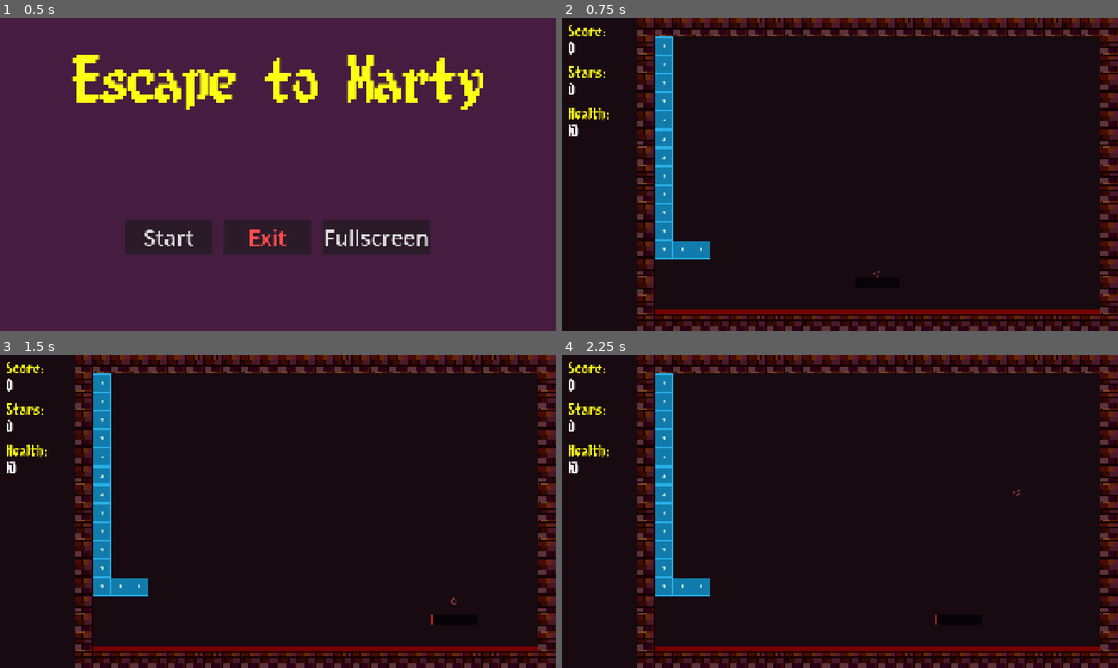
Above: before the commit, frames 1-4 (two rows, left to right).
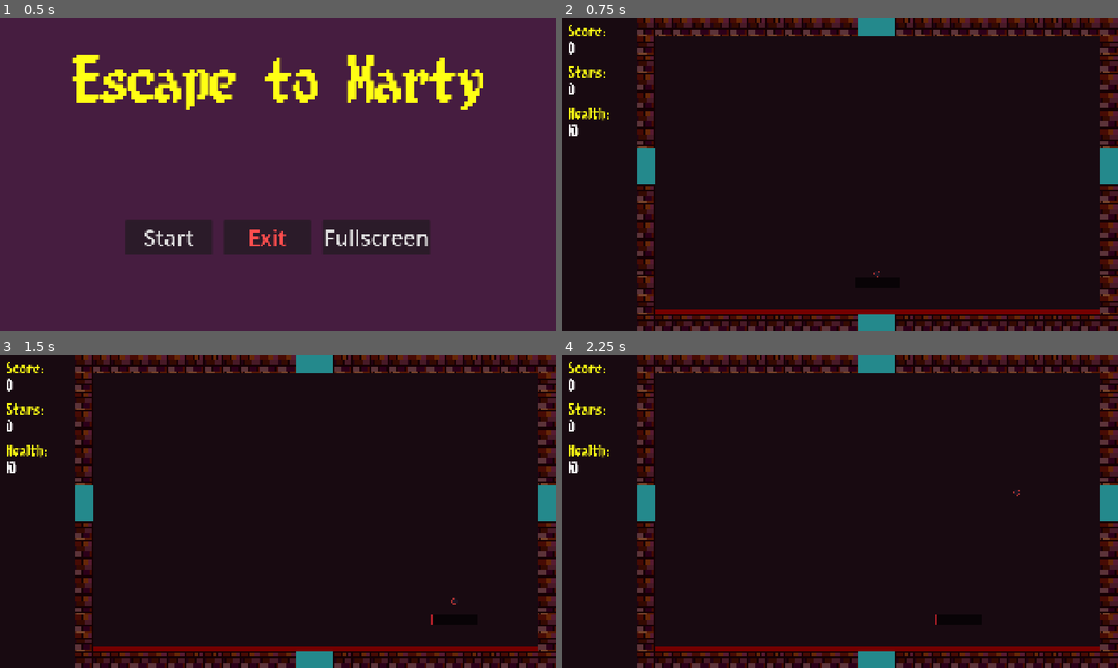
Above: after the commit, the same moments.

Repository: lostpoet999/escape_to_marty
Game: Godot game, scene res://scenes_and_scripts/ui_main_menu/main_menu.tscn
The game is run twice, just before and just after one commit, with the same random seed, the same clock (stepped at 60 frames per second) and the same inputs.
Inputs (mouse positions are in pixels of both pictures, inside the frame that each line leads up to):
- Up to frame 1 (0.5 s): no input
- Up to frame 2 (0.75 s): click "Start" at 0.5 s
- Up to frame 3 (1.5 s): tap Enter at 1.25 s; move the mouse to (305, 511) at 1.27 s; hold Tab (click_mode_toggle) from 1.28 s (still down); click (305, 511) at 1.42 s
- Up to frame 4 (2.25 s): tap Space at 2 s; move the mouse to (812, 511) at 2.02 s; release Tab (click_mode_toggle) at 2.03 s; click (812, 511) at 2.1 s

Frame 1 is identical in both runs. In frame 2, 4.2% of the frame differs, in the area x 13-100%, y 0-100%; in frame 3, 4.2%; in frame 4, 4.2%.

Commit message:
feat: some story fixes and prepping the doors for room traversal

Diff:
--- a/scenes_and_scripts/levels/level_01.tscn
+++ b/scenes_and_scripts/levels/level_01.tscn
@@ -5,7 +5,7 @@
 [ext_resource type="PackedScene" uid="uid://t38808n7kc0c" path="res://scenes_and_scripts/ui_menus/escape_menu.tscn" id="2_cua0y"]
 [ext_resource type="PackedScene" uid="uid://ld8u6g3nsn62" path="res://scenes_and_scripts/ball/ball.tscn" id="2_jgvlq"]
 [ext_resource type="PackedScene" uid="uid://dn7s6lrcudtqn" path="res://scenes_and_scripts/walls/64x64_brownish_wall.tscn" id="5_bmcj7"]
-[ext_resource type="PackedScene" uid="uid://cm1kspxv86400" path="res://scenes_and_scripts/bricks/blue_brick.tscn" id="6_7jbmx"]
+[ext_resource type="PackedScene" uid="uid://nf4lt2j2agem" path="res://scenes_and_scripts/walls/exit_wall.tscn" id="5_wu3fo"]
 [ext_resource type="PackedScene" uid="uid://dyl58ch7f3lkt" path="res://scenes_and_scripts/walls/death_wall.tscn" id="9_8c2x0"]
 [ext_resource type="PackedScene" uid="uid://8ebe0a5nsman" path="res://scenes_and_scripts/ui_level/main_ui.tscn" id="10_uuvtv"]
 
@@ -53,48 +53,6 @@
 position = Vector2(-345, -128)
 metadata/_edit_lock_ = true
 
-[node name="BlueBrick" parent="PlayArea/Bricks" unique_id=887021685 instance=ExtResource("6_7jbmx")]
-position = Vector2(416, 224)
-
-[node name="BlueBrick2" parent="PlayArea/Bricks" unique_id=1467209203 instance=ExtResource("6_7jbmx")]
-position = Vector2(416, 288)
-
-[node name="BlueBrick3" parent="PlayArea/Bricks" unique_id=277885668 instance=ExtResource("6_7jbmx")]
-position = Vector2(416, 352)
-
-[node name="BlueBrick4" parent="PlayArea/Bricks" unique_id=771235592 instance=ExtResource("6_7jbmx")]
-position = Vector2(416, 416)
-
-[node name="BlueBrick5" parent="PlayArea/Bricks" unique_id=223027946 instance=ExtResource("6_7jbmx")]
-position = Vector2(416, 480)
-
-[node name="BlueBrick6" parent="PlayArea/Bricks" unique_id=602918457 instance=ExtResource("6_7jbmx")]
-position = Vector2(416, 544)
-
-[node name="BlueBrick7" parent="PlayArea/Bricks" unique_id=1915143542 instance=ExtResource("6_7jbmx")]
-position = Vector2(416, 608)
-
-[node name="BlueBrick8" parent="PlayArea/Bricks" unique_id=1074371901 instance=ExtResource("6_7jbmx")]
-position = Vector2(416, 672)
-
-[node name="BlueBrick9" parent="PlayArea/Bricks" unique_id=1252558588 instance=ExtResource("6_7jbmx")]
-position = Vector2(416, 736)
-
-[node name="BlueBrick10" parent="PlayArea/Bricks" unique_id=382302425 instance=ExtResource("6_7jbmx")]
-position = Vector2(416, 800)
-
-[node name="BlueBrick12" parent="PlayArea/Bricks" unique_id=939380409 instance=ExtResource("6_7jbmx")]
-position = Vector2(416, 864)
-
-[node name="BlueBrick13" parent="PlayArea/Bricks" unique_id=862084267 instance=ExtResource("6_7jbmx")]
-position = Vector2(416, 928)
-
-[node name="BlueBrick14" parent="PlayArea/Bricks" unique_id=383041487 instance=ExtResource("6_7jbmx")]
-position = Vector2(480, 928)
-
-[node name="BlueBrick15" parent="PlayArea/Bricks" unique_id=1260110761 instance=ExtResource("6_7jbmx")]
-position = Vector2(544, 928)
-
 [node name="Walls" type="Node2D" parent="PlayArea" unique_id=76639453]
 position = Vector2(-249, 32)
 metadata/_edit_lock_ = true
@@ -127,12 +85,6 @@
 [node name="Border_Wall7" parent="PlayArea/Walls" unique_id=1981716085 instance=ExtResource("5_bmcj7")]
 position = Vector2(1856, 576)
 
-[node name="Border_Wall8" parent="PlayArea/Walls" unique_id=171578644 instance=ExtResource("5_bmcj7")]
-position = Vector2(1856, 512)
-
-[node name="Border_Wall9" parent="PlayArea/Walls" unique_id=1896238149 instance=ExtResource("5_bmcj7")]
-position = Vector2(1856, 448)
-
 [node name="Border_Wall10" parent="PlayArea/Walls" unique_id=6907031 instance=ExtResource("5_bmcj7")]
 position = Vector2(1856, 384)
 
@@ -187,15 +139,9 @@
 [node name="Border_Wall28" parent="PlayArea/Walls" unique_id=1555122744 instance=ExtResource("5_bmcj7")]
 position = Vector2(1216, 0)
 
-[node name="Border_Wall29" parent="PlayArea/Walls" unique_id=594024198 instance=ExtResource("5_bmcj7")]
-position = Vector2(1088, 0)
-
 [node name="Border_Wall30" parent="PlayArea/Walls" unique_id=2082993942 instance=ExtResource("5_bmcj7")]
 position = Vector2(960, 0)
 
-[node name="Border_Wall31" parent="PlayArea/Walls" unique_id=260421644 instance=ExtResource("5_bmcj7")]
-position = Vector2(1024, 0)
-
 [node name="Border_Wall32" parent="PlayArea/Walls" unique_id=1762181187 instance=ExtResource("5_bmcj7")]
 position = Vector2(896, 0)
 
@@ -250,12 +196,6 @@
 [node name="Border_Wall49" parent="PlayArea/Walls" unique_id=1193581991 instance=ExtResource("5_bmcj7")]
 position = Vector2(256, 576)
 
-[node name="Border_Wall50" parent="PlayArea/Walls" unique_id=185610458 instance=ExtResource("5_bmcj7")]
-position = Vector2(256, 512)
-
-[node name="Border_Wall51" parent="PlayArea/Walls" unique_id=1967678523 instance=ExtResource("5_bmcj7")]
-position = Vector2(256, 448)
-
 [node name="Border_Wall52" parent="PlayArea/Walls" unique_id=1472349403 instance=ExtResource("5_bmcj7")]
 position = Vector2(256, 768)
 
@@ -318,14 +258,6 @@
 position = Vector2(960, 1024)
 metadata/_edit_group_ = true
 
-[node name="Border_Wall70" parent="PlayArea/Walls" unique_id=862521668 instance=ExtResource("5_bmcj7")]
-position = Vector2(1024, 1024)
-metadata/_edit_group_ = true
-
-[node name="Border_Wall71" parent="PlayArea/Walls" unique_id=326725167 instance=ExtResource("5_bmcj7")]
-position = Vector2(1088, 1024)
-metadata/_edit_group_ = true
-
 [node name="Border_Wall72" parent="PlayArea/Walls" unique_id=867235336 instance=ExtResource("5_bmcj7")]
 position = Vector2(1152, 1024)
 metadata/_edit_group_ = true
@@ -372,6 +304,12 @@
 
 [node name="Border_Wall57" parent="PlayArea/Walls" unique_id=285859164 instance=ExtResource("5_bmcj7")]
 position = Vector2(256, 832)
+
+[node name="Exit_wall" parent="PlayArea/Walls" unique_id=1070173642 instance=ExtResource("5_wu3fo")]
+position = Vector2(1856, 448)
+
+[node name="Exit_wall2" parent="PlayArea/Walls" unique_id=1665539111 instance=ExtResource("5_wu3fo")]
+position = Vector2(1856, 512)
 
 [node name="Background" type="ColorRect" parent="PlayArea" unique_id=306947289]
 z_index = -1
@@ -379,8 +317,8 @@
 anchors_preset = 15
 anchor_right = 1.0
 anchor_bottom = 1.0
-offset_left = 7.0
-offset_right = 7.0
+offset_left = -25.0
+offset_right = 30.0
 offset_bottom = 5.0
 grow_horizontal = 2
 grow_vertical = 2
@@ -402,3 +340,21 @@
 
 [node name="Ball" parent="." unique_id=776217501 instance=ExtResource("2_jgvlq")]
 position = Vector2(1088, 884)
+
+[node name="Exit_wall" parent="." unique_id=1947111014 instance=ExtResource("5_wu3fo")]
+position = Vector2(1056, 1056)
+
+[node name="Exit_wall2" parent="." unique_id=1461628013 instance=ExtResource("5_wu3fo")]
+position = Vector2(1120, 1056)
+
+[node name="Exit_wall3" parent="." unique_id=460234673 instance=ExtResource("5_wu3fo")]
+position = Vector2(288, 480)
+
+[node name="Exit_wall4" parent="." unique_id=1722992190 instance=ExtResource("5_wu3fo")]
+position = Vector2(288, 544)
+
+[node name="Exit_wall5" parent="." unique_id=793192078 instance=ExtResource("5_wu3fo")]
+position = Vector2(1056, 32)
+
+[node name="Exit_wall6" parent="." unique_id=550108515 instance=ExtResource("5_wu3fo")]
+position = Vector2(1120, 32)
--- a/scenes_and_scripts/walls/64x64_brownish_wall.tscn
+++ b/scenes_and_scripts/walls/64x64_brownish_wall.tscn
@@ -5,22 +5,14 @@
 [sub_resource type="RectangleShape2D" id="RectangleShape2D_pk4ev"]
 size = Vector2(64, 64)
 
-[node name="Border_Wall" type="Area2D" unique_id=618575957 groups=["walls"]]
+[node name="Exit" type="Area2D" unique_id=618575957 groups=["walls"]]
 
-[node name="TextureRect" type="TextureRect" parent="." unique_id=351415571]
-anchors_preset = 8
-anchor_left = 0.5
-anchor_top = 0.5
-anchor_right = 0.5
-anchor_bottom = 0.5
+[node name="CollisionShape2D" type="CollisionShape2D" parent="." unique_id=363479540]
+shape = SubResource("RectangleShape2D_pk4ev")
+
+[node name="TextureRect" type="TextureRect" parent="." unique_id=1657223946]
 offset_left = -32.0
 offset_top = -32.0
 offset_right = 32.0
 offset_bottom = 32.0
-grow_horizontal = 2
-grow_vertical = 2
 texture = ExtResource("1_pk4ev")
-stretch_mode = 1
-
-[node name="CollisionShape2D" type="CollisionShape2D" parent="." unique_id=363479540]
-shape = SubResource("RectangleShape2D_pk4ev")
--- /dev/null
+++ b/scenes_and_scripts/walls/exit_wall.tscn
@@ -0,0 +1,16 @@
+[gd_scene format=3 uid="uid://nf4lt2j2agem"]
+
+[sub_resource type="RectangleShape2D" id="RectangleShape2D_pk4ev"]
+size = Vector2(64, 64)
+
+[node name="Exit_wall" type="Area2D" unique_id=618575957 groups=["walls"]]
+
+[node name="CollisionShape2D" type="CollisionShape2D" parent="." unique_id=363479540]
+shape = SubResource("RectangleShape2D_pk4ev")
+
+[node name="ColorRect" type="ColorRect" parent="." unique_id=1192380132]
+offset_left = -32.0
+offset_top = -32.0
+offset_right = 32.0
+offset_bottom = 32.0
+color = Color(0.18431373, 1, 1, 0.5176471)
